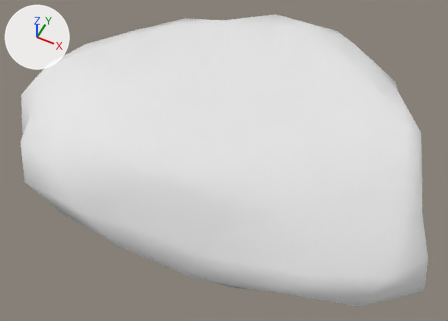
Two versions of the FBX model unity/Assets/Art/Models/Coast_Islet.fbx, one commit apart.
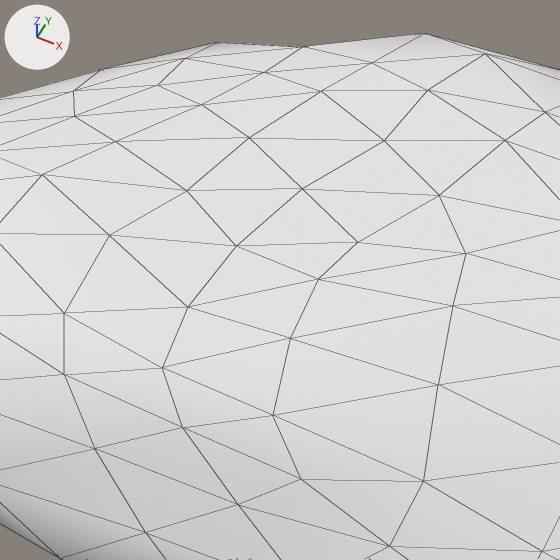
Old and new are each drawn whole from a 50 mm camera at (16.8, -36.7, 43.0) aimed at (-0.5, -2.0, -0.4) and again close up on the part from 20% to 75% of the width and 0% to 76% of the height. Arrows for +X, +Y and +Z are at upper left; the lights stay in place. The first two pictures are the older version. The close-ups show mesh edges as thin lines. Where no turn or scale is listed for an object, it has been applied to the vertices.

Names of what the first close-up shows: 'Coast_Islet'.
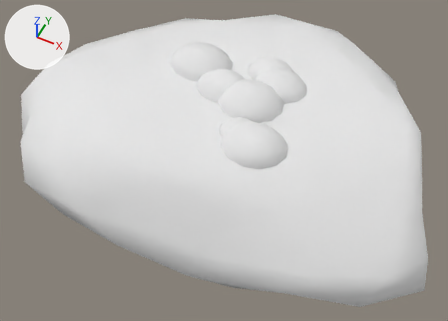
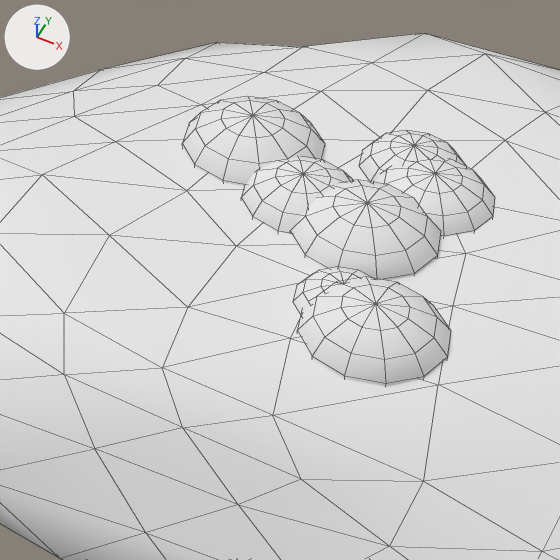
Patch to the scene script:
```diff
--- a/unity/Assets/Art/Models/Coast_Islet.fbx.py
+++ b/unity/Assets/Art/Models/Coast_Islet.fbx.py
@@ me_coast_islet @@
 # used by ob_coast_islet; location = (0.0, 0.0, 0.0)
-me_coast_islet.from_pydata(...)  # 162 vertices, 320 faces; spans x -22.5..19.7, y -14.6..16.8, z -2.6..5.9
+me_coast_islet.from_pydata(...)  # 680 vertices, 908 faces; spans x -22.5..19.7, y -14.6..16.8, z -2.6..7.4
+# me_coast_islet part 1: a new loose piece, a UV sphere (12 segments, 7 rings, poles along z) spanning x -2.0..4.0, y -2.4..2.7, z 3.7..7.4, in mat_vertexcolor (white #e7e7e7)
+# me_coast_islet part 2: a new loose piece, a UV sphere (12 segments, 7 rings, poles along z) spanning x 0.6..6.3, y -6.8..-2.0, z 3.8..7.3, in mat_vertexcolor (white #e7e7e7)
+# me_coast_islet part 3: a new loose piece, a UV sphere (12 segments, 7 rings, poles along z) spanning x -4.6..0.5, y -1.2..3.1, z 4.0..7.1, in mat_vertexcolor (white #e7e7e7)
+# me_coast_islet part 4: a new loose piece, a UV sphere (12 segments, 7 rings, poles along z) spanning x 0.0..5.0, y 1.1..5.4, z 4.0..7.1, in mat_vertexcolor (white #e7e7e7)
+# me_coast_islet part 5: a new loose piece, a UV sphere (12 segments, 7 rings, poles along z) spanning x -0.1..3.7, y -5.1..-1.9, z 4.4..6.7, in mat_vertexcolor (white #e7e7e7)
+# me_coast_islet part 6: a new loose piece, a UV sphere (12 segments, 7 rings, poles along z) spanning x -8.3..-2.3, y 0.3..5.5, z 3.7..7.4, in mat_vertexcolor (white #e7e7e7)
+# me_coast_islet part 7: a new loose piece, a UV sphere (12 segments, 7 rings, poles along z) spanning x -1.2..3.3, y 2.7..6.5, z 4.2..6.9, in mat_vertexcolor (white #e7e7e7)
+# me_coast_islet part 8: 275 kept faces spanning x -22.5..19.7, y -14.6..16.8, z -2.6..5.9 get new vertex colours
 me_coast_islet.materials.append(mat_vertexcolor)
```

Boxes [x1, y1, x2, y2] around the edits, measured in the close-ups (560 x 560 px):
part 1 of me_coast_islet, added
    after: [291, 180, 441, 280]
part 2 of me_coast_islet, added
    after: [297, 277, 451, 386]
part 3 of me_coast_islet, added
    after: [241, 156, 354, 234]
part 4 of me_coast_islet, added
    after: [374, 158, 495, 236]
part 5 of me_coast_islet, added
    after: [294, 267, 371, 313]
part 6 of me_coast_islet, added
    after: [182, 96, 325, 186]
part 7 of me_coast_islet, added
    after: [359, 130, 467, 182]
part 8 of me_coast_islet, recoloured
    both: [182, 96, 498, 389]
